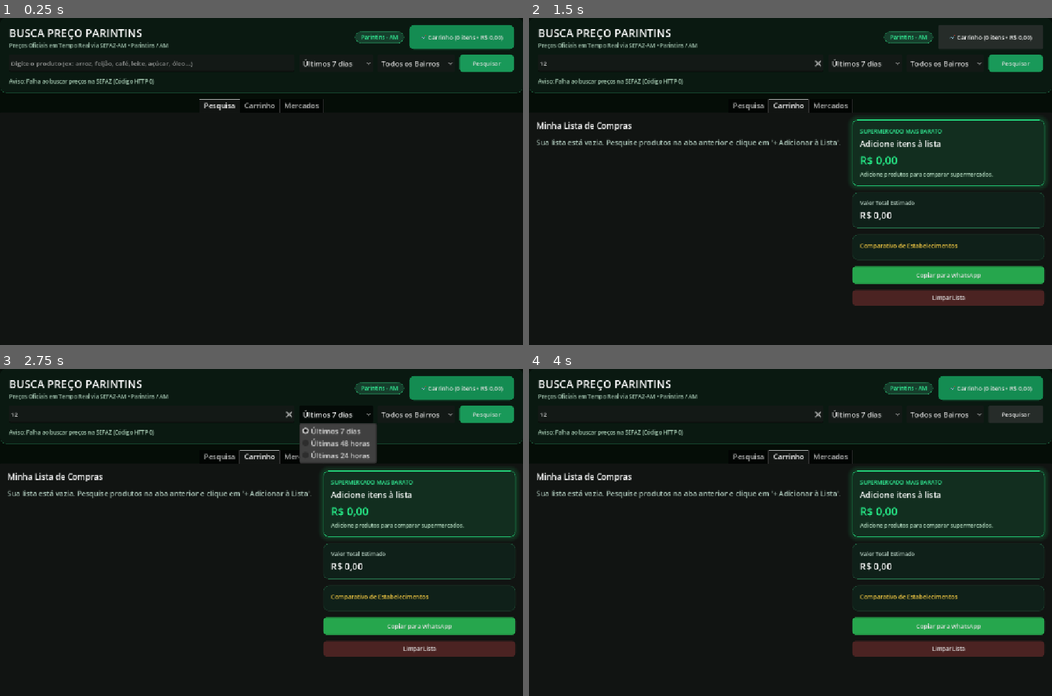
Above: before the commit, frames 1-4 (two rows, left to right).
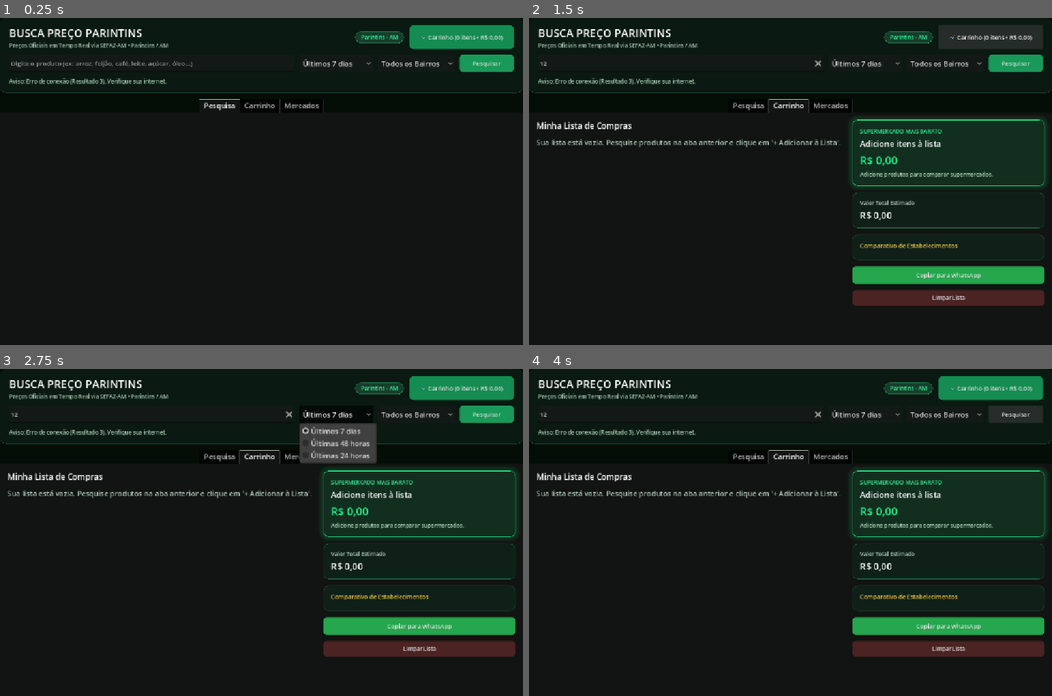
Above: after the commit, the same moments.

Repository: jeanmanue742-debug/busca-preco-parintins
Game: Godot game, scene res://scenes/Menu.tscn
Two runs of this game, one before a commit and one after it. Both use one fixed random seed, a clock stepped at 60 frames per second and the inputs below.
Inputs (mouse positions are in pixels of both pictures, inside the frame that each line leads up to):
- Up to frame 1 (0.25 s): no input
- Up to frame 2 (1.5 s): click (680, 63) at 0.52 s; type "12" at 0.6 s; click "🛒 Carrinho (0 itens • R$ 0,00)" at 1.25 s
- Up to frame 3 (2.75 s): click "Últimos 7 dias" at 2 s
- Up to frame 4 (4 s): click "Todos os Bairros" at 2.75 s; click "Pesquisar" at 3.5 s

The runs differ from the first frame. In frame 1, 0.3% of the frame differs, in the area x 5-32%, y 18-21%; in frame 2, 0.3%; in frame 3, 0.3%; in frame 4, 0.3%.

Commit message:
Fix HTTPRequest relative URL parsing (Code 31), use PackedStringArray, and improve ISO-8859-1 decoding

Diff:
--- a/scripts/ApiClient.gd
+++ b/scripts/ApiClient.gd
@@ -19,16 +19,24 @@
 	var clean_mun = municipio.strip_edges().uri_encode()
 	var url = "%s?q=%s&municipio=%s&dias=%s" % [Global.api_base_url, clean_q, clean_mun, dias]
 
-	var headers = [
+	# Cancela requisição anterior se ainda estiver em andamento
+	if http_request.get_http_client_status() != HTTPClient.STATUS_DISCONNECTED:
+		http_request.cancel_request()
+
+	var headers: PackedStringArray = PackedStringArray([
 		"User-Agent: BuscaPrecoParintins/1.0",
 		"Accept: application/json"
-	]
+	])
 
 	var err = http_request.request(url, headers, HTTPClient.METHOD_GET)
 	if err != OK:
 		Global.search_error.emit("Erro ao iniciar requisição: Código %d" % err)
 
-func _on_request_completed(_result: int, response_code: int, _headers: PackedStringArray, body: PackedByteArray) -> void:
+func _on_request_completed(result: int, response_code: int, _headers: PackedStringArray, body: PackedByteArray) -> void:
+	if result != HTTPRequest.RESULT_SUCCESS:
+		Global.search_error.emit("Erro de conexão (Resultado %d). Verifique sua internet." % result)
+		return
+
 	if response_code != 200:
 		Global.search_error.emit("Falha ao buscar preços na SEFAZ (Código HTTP %d)" % response_code)
 		return
--- a/scripts/Global.gd
+++ b/scripts/Global.gd
@@ -35,9 +35,13 @@
 var search_history: Array[String] = []
 
 func _ready() -> void:
-	# Se estiver rodando na Web, usa URL relativa para evitar CORS
+	# No navegador, detecta a origem para montar a URL absoluta válida (HTTPRequest exige http:// ou https://)
 	if OS.has_feature("web"):
-		api_base_url = "/api/search"
+		var origin_val = JavaScriptBridge.eval("typeof window !== 'undefined' && window.location && window.location.origin ? window.location.origin : ''")
+		if origin_val != null and str(origin_val).begins_with("http"):
+			api_base_url = str(origin_val) + "/api/search"
+		else:
+			api_base_url = "https://busca-preco-parintins.vercel.app/api/search"
 
 func add_to_cart(item: Dictionary, qty: int = 1) -> void:
 	# Verifica se já existe produto com o mesmo nome e estabelecimento no carrinho
Not shown, changed: api/search.js
Not shown, changed: build/web/index.html
Not shown, changed: build/web/index.pck
Not shown, changed: build/web/index.service.worker.js
